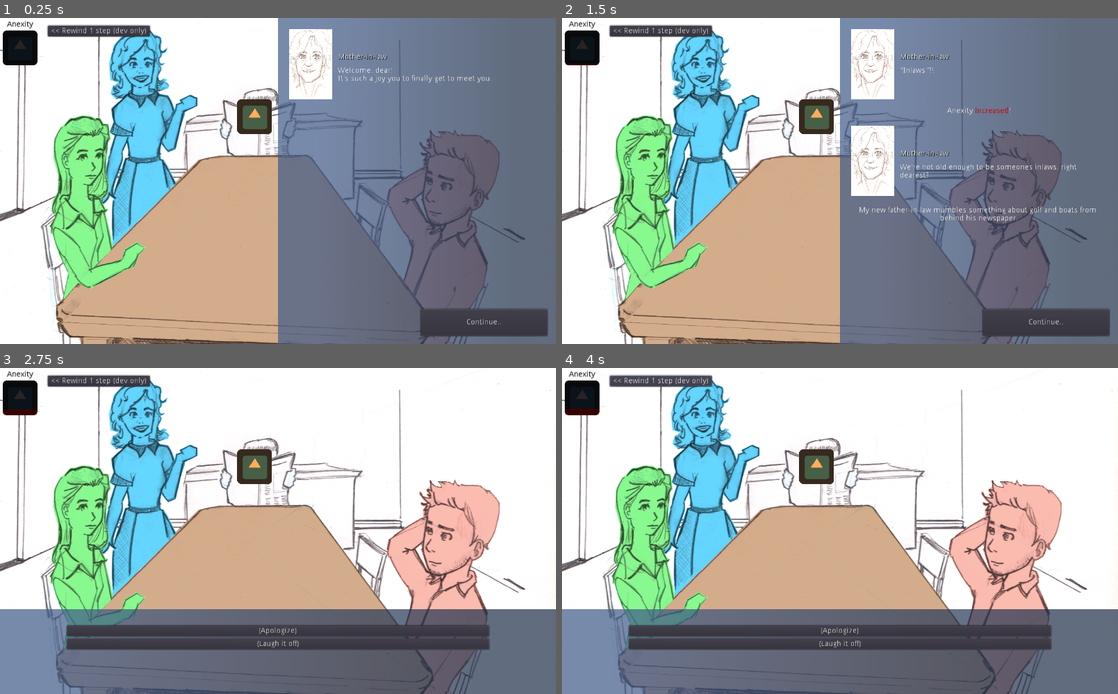
Above: before the commit, frames 1-4 (two rows, left to right).
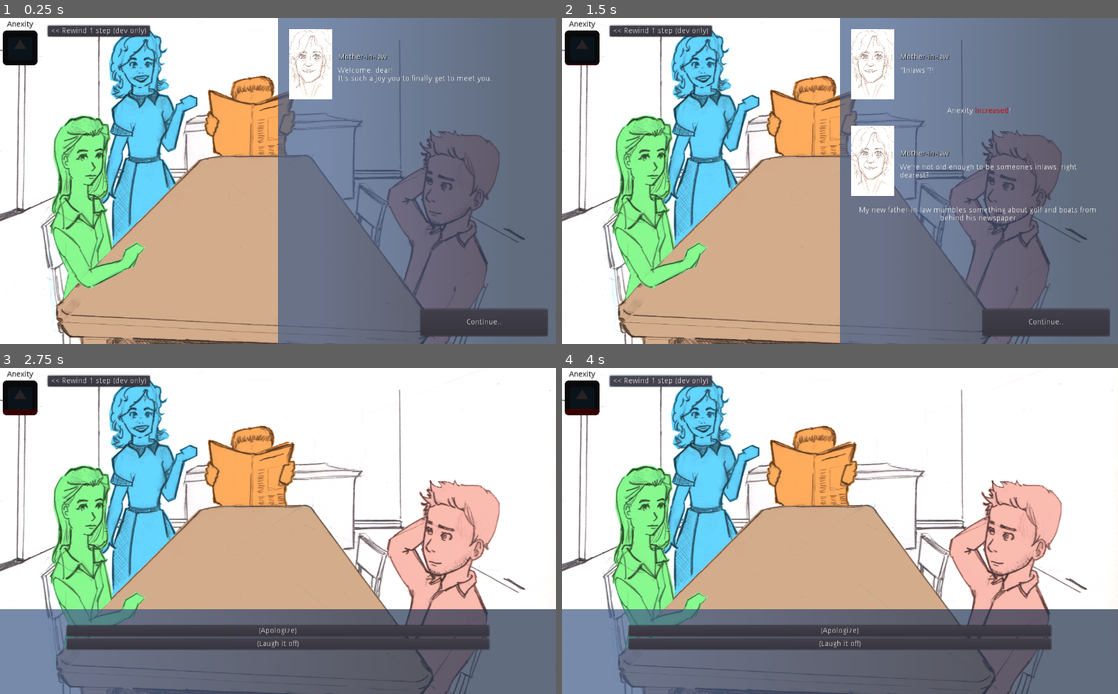
Above: after the commit, the same moments.

Repository: jordgubben/gw24-fam-andersson
Game: Godot game, scene res://FamilyDinner.tscn
Same seed, same stepped clock (60 frames per second), same inputs: the game is played once before the commit and once after it. The engine's default icon, where the game draws it, is replaced by a stand-in: a white triangle on a blue panel in a dark square.
Inputs:
- Up to frame 1 (0.25 s): no input
- Up to frame 2 (1.5 s): click "Continue.." at 0.5 s; click "It's great to finally meet my…" at 1.25 s
- Up to frame 3 (2.75 s): click "Continue.." at 2 s
- Up to frame 4 (4 s): click "(Apologize)" at 2.75 s; click "<< Rewind 1 step (dev only)" at 3.5 s

The runs differ from the first frame. In frame 1, 3.2% of the frame differs, in the area x 36-54%, y 17-43%; in frame 2, 3.2%; in frame 3, 3.3%; in frame 4, 3.3%.

Commit message:
Cut out father-in-law into separate sprite

Diff:
--- a/FamilyDinner.tscn
+++ b/FamilyDinner.tscn
@@ -16,6 +16,7 @@
 [ext_resource path="res://people/sil_sitting_in_dining_room.png" type="Texture" id=14]
 [ext_resource path="res://people/so_m_sitting_in_dining_room.png" type="Texture" id=15]
 [ext_resource path="res://people/mil_standing.png" type="Texture" id=16]
+[ext_resource path="res://people/fil_behind_newspaper.png" type="Texture" id=17]
 
 [sub_resource type="Animation" id=1]
 resource_name = "blackout_anim"
@@ -180,7 +181,7 @@
 [node name="father-in-law" type="Sprite" parent="dining_room/occupants"]
 modulate = Color( 1, 0.678431, 0.364706, 1 )
 position = Vector2( 469.099, 181.449 )
-texture = ExtResource( 4 )
+texture = ExtResource( 17 )
 script = ExtResource( 5 )
 speaker_name = "Father in law"
 speaker_portrait = ExtResource( 8 )
Not shown: 1 places in FamilyDinner.tscn that only renumber resources
Binary file changed: FamilyDinner_bg.png
Binary file added: people/fil_behind_newspaper.png
Not shown, added: people/fil_behind_newspaper.png.import
